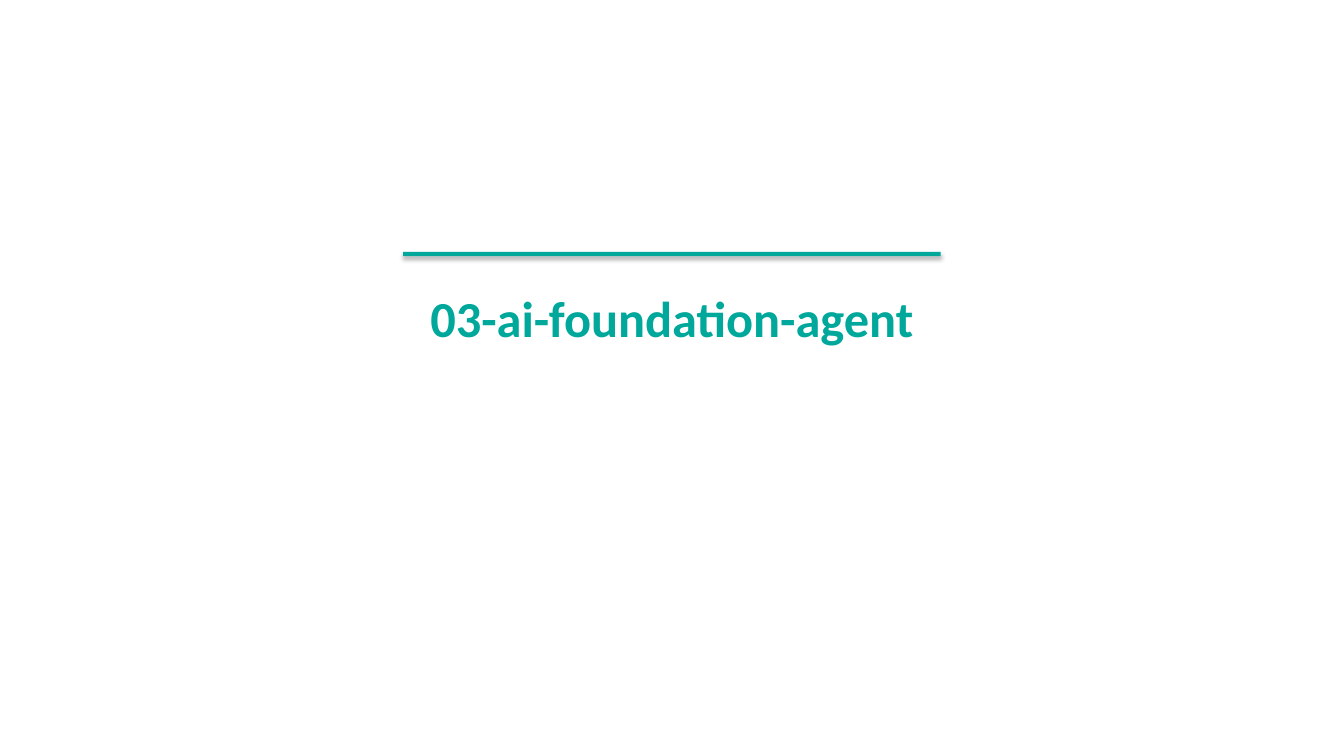
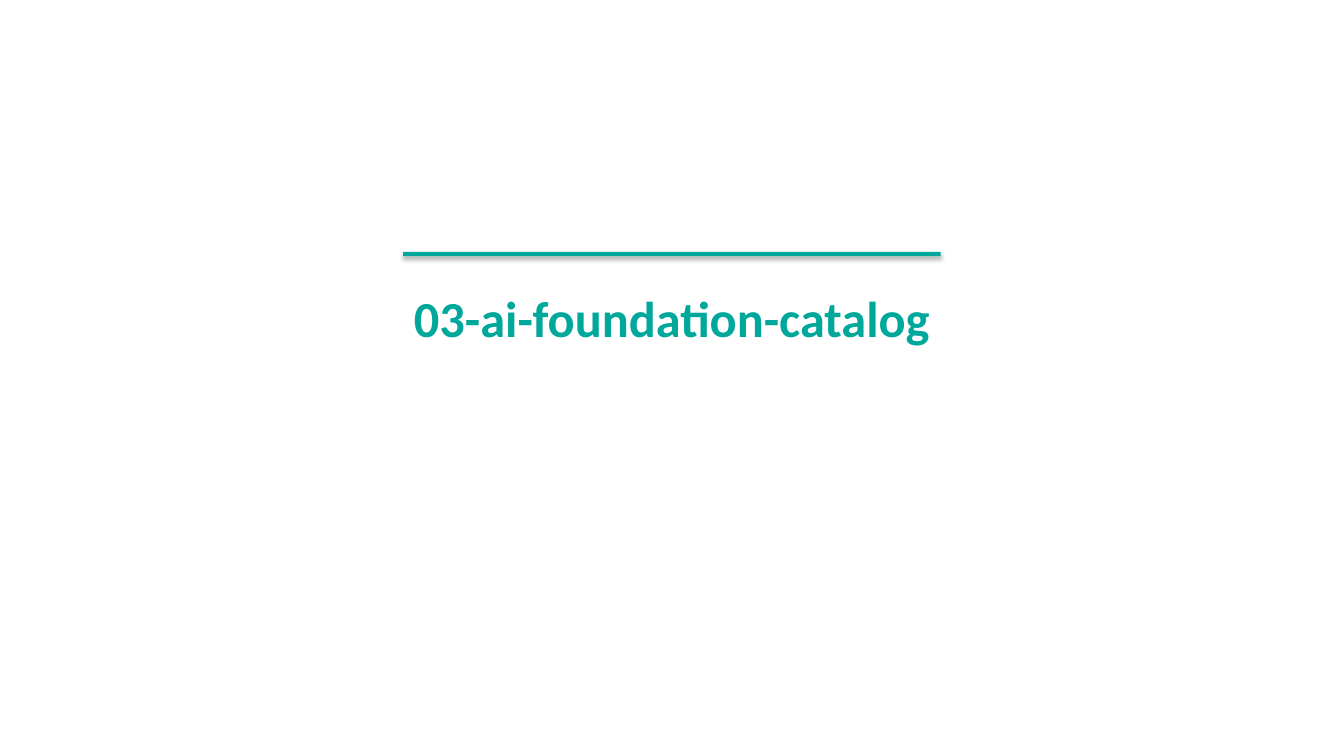
Before and after one commit to spryker-academy/instructor-exercises, a slide deck: slide 49 of guides-pptx/spryker-academy-ai.pptx. Drawn at 1344x756 pixels with LibreOffice and Linux fonts; fonts in the diff are those of the drawing. Boxes give left, top, right and bottom in pixels: in the first picture for what was removed or moved away, otherwise in the second. Text is boxed around its words. In the diff, an @@ line names an element or a change of style, - is before the commit and + after.

```diff
--- a/guides-pptx/spryker-academy-ai.pptx
+++ b/guides-pptx/spryker-academy-ai.pptx
@@ text at (414,301,930,346): text changed @@
-03-ai-foundation-agent
+03-ai-foundation-catalog
```
Also in this commit, not shown: 9 other slides changed, 21 slides added, 13 other files.
